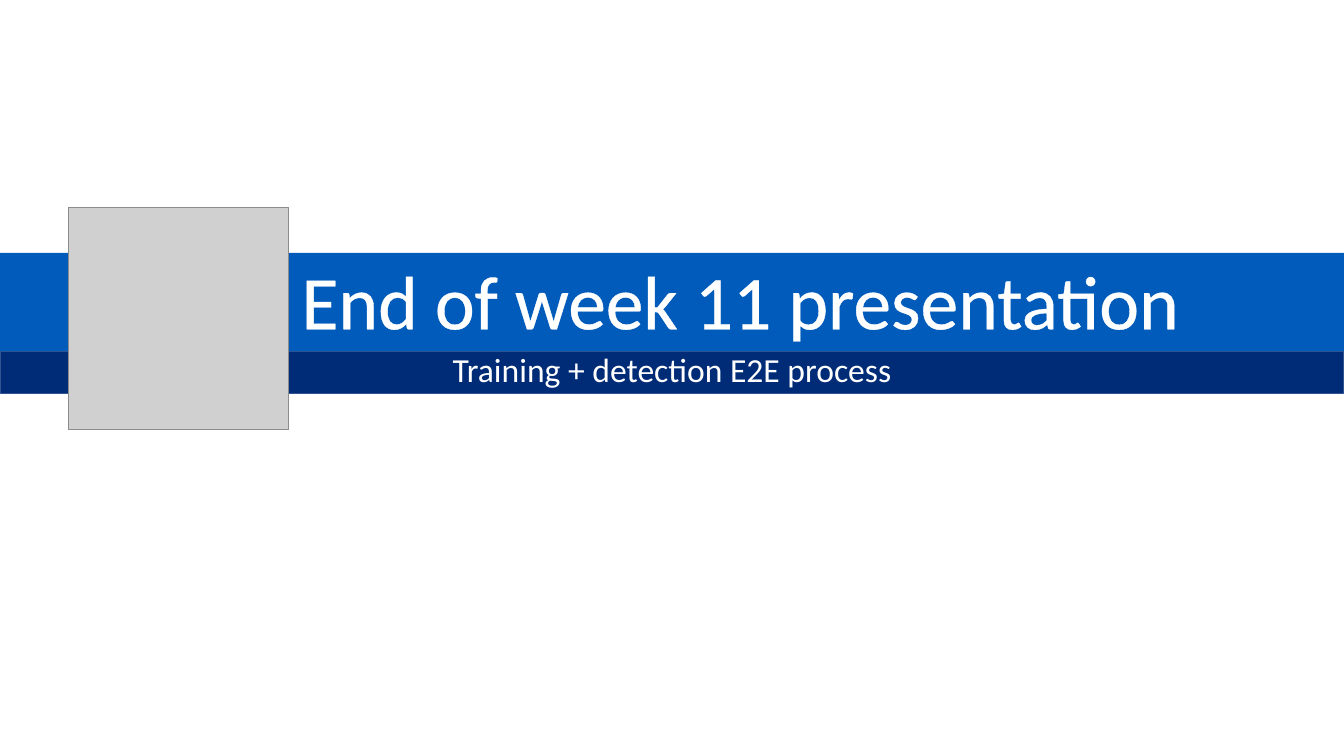
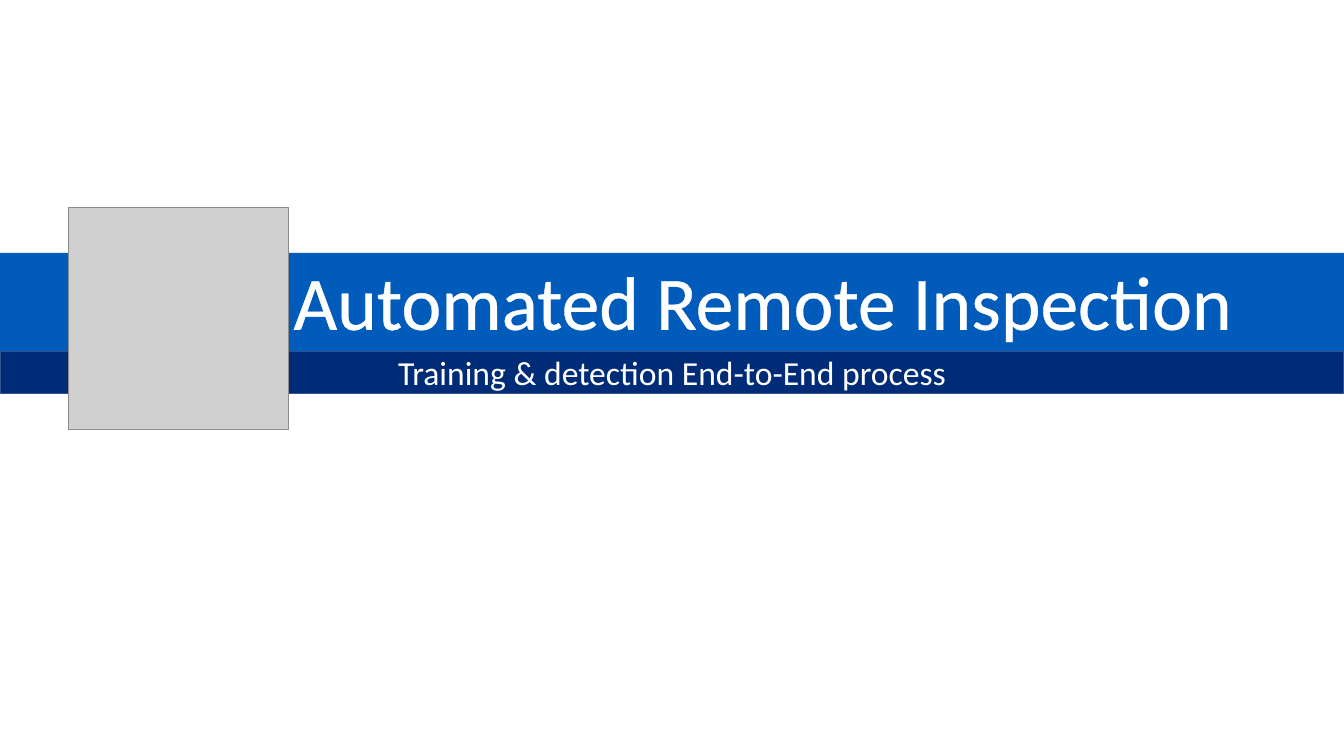
Before and after one commit to GiuliaCiaramella/yolov5, a slide deck: slide 1 of week_11_presentation.pptx. Drawn at 1344x756 pixels with LibreOffice and Linux fonts; fonts in the diff are those of the drawing; grey boxes stand for pictures. Boxes give left, top, right and bottom in pixels: in the first picture for what was removed or moved away, otherwise in the second. Text is boxed around its words. In the diff, an @@ line names an element or a change of style, - is before the commit and + after.

Commit message:
Update week_11_presentation.pptx
final version

```diff
--- a/week_11_presentation.pptx
+++ b/week_11_presentation.pptx
@@ title at [294,277,1232,343]: text changed @@
-End of week 11 presentation
+Automated Remote Inspection
@@ subtitle at [398,361,946,391]: text changed @@
-Training + detection E2E process
+Training & detection End-to-End process
```
Also in this commit, not shown: 8 other slides changed, 19 slides added.
